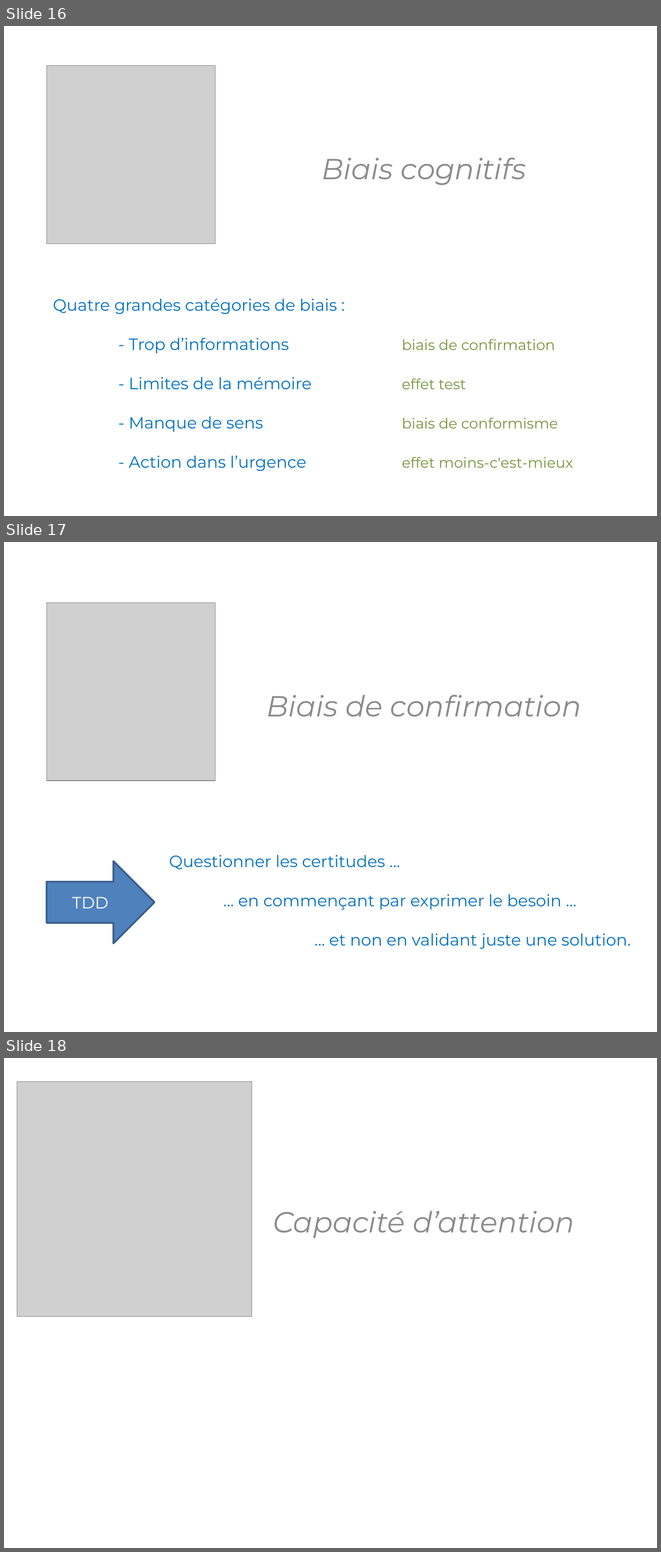
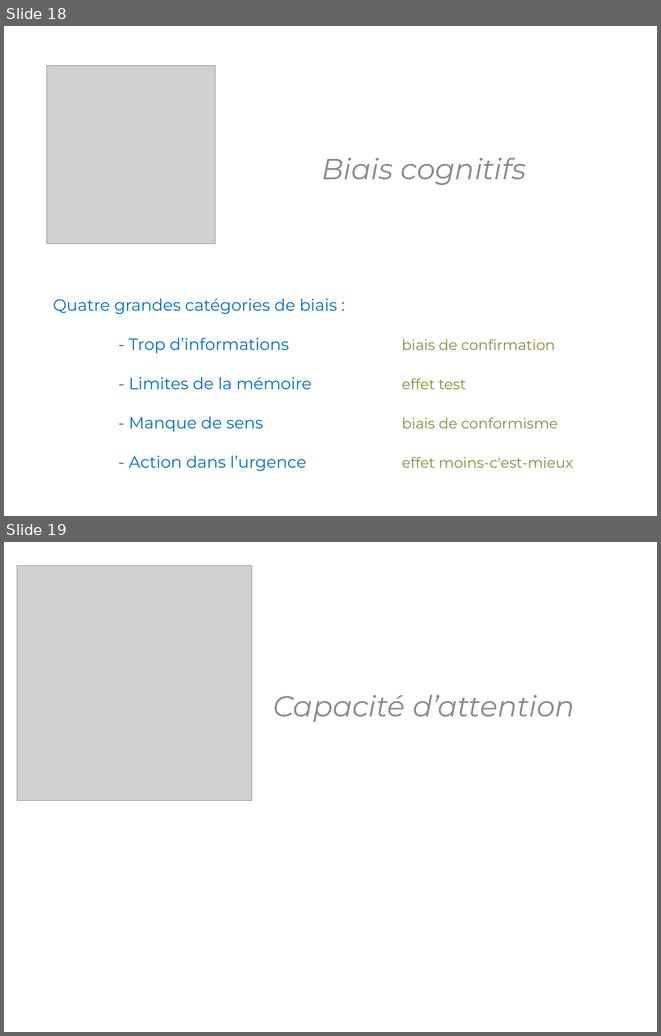
Before and after one commit to KhrisFernandez/tdd, a slide deck: initiation/resources/TDD - Initiation.pptx. Shown one above the other, each under a label of ours: slides 16, 17 and 18 before the commit, slides 18 and 19 after it. The pictures are 661x1552 and 661x1036 pixels, drawn with LibreOffice and Linux fonts; fonts in the diff are those of the drawing; grey boxes stand for pictures. Boxes give left, top, right and bottom in pixels: in the first picture for what was removed or moved away, otherwise in the second. Text is boxed around its words. In the diff, an @@ line names an element or a change of style, - is before the commit and + after.

```diff
--- a/initiation/resources/TDD - Initiation.pptx
+++ b/initiation/resources/TDD - Initiation.pptx
@@ slide 17 removed at (4, 542, 657, 1032), background #FFFFFF @@
@@ picture removed at (46, 603, 215, 780) @@
@@ text removed at (266, 695, 581, 716) @@
-Biais de confirmation
@@ text removed at (169, 855, 631, 949) @@
-Questionner les certitudes …
-… en commençant par exprimer le besoin …
-… et non en validant juste une solution.
@@ right arrow removed at (46, 861, 154, 943) @@
-TDD
@@ what was slide 16 is now slide 18 @@
@@ what was slide 18 is now slide 19 @@
```
Also in this commit, not shown: 1 slide changed, 2 slides added, 16 other files.
